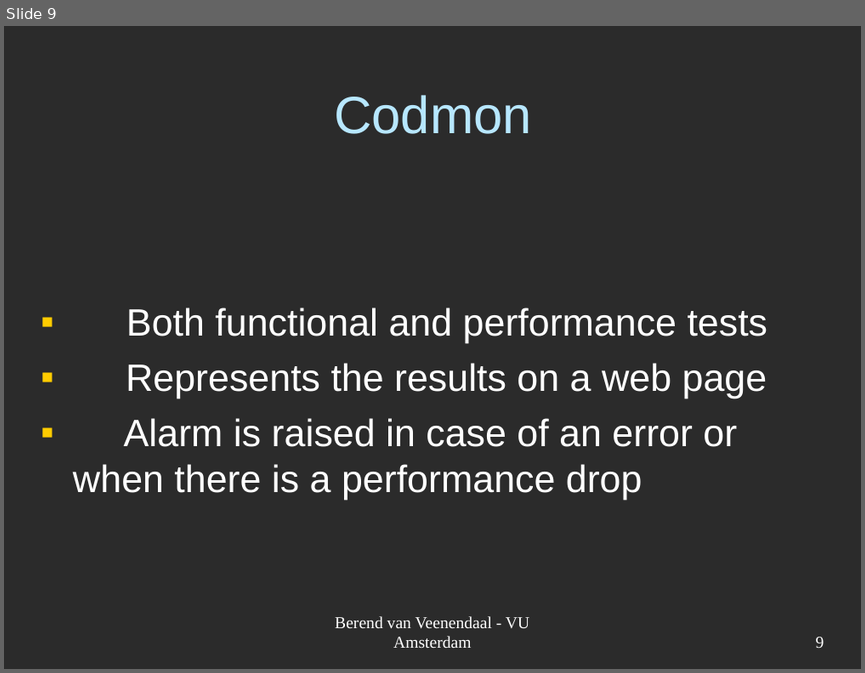
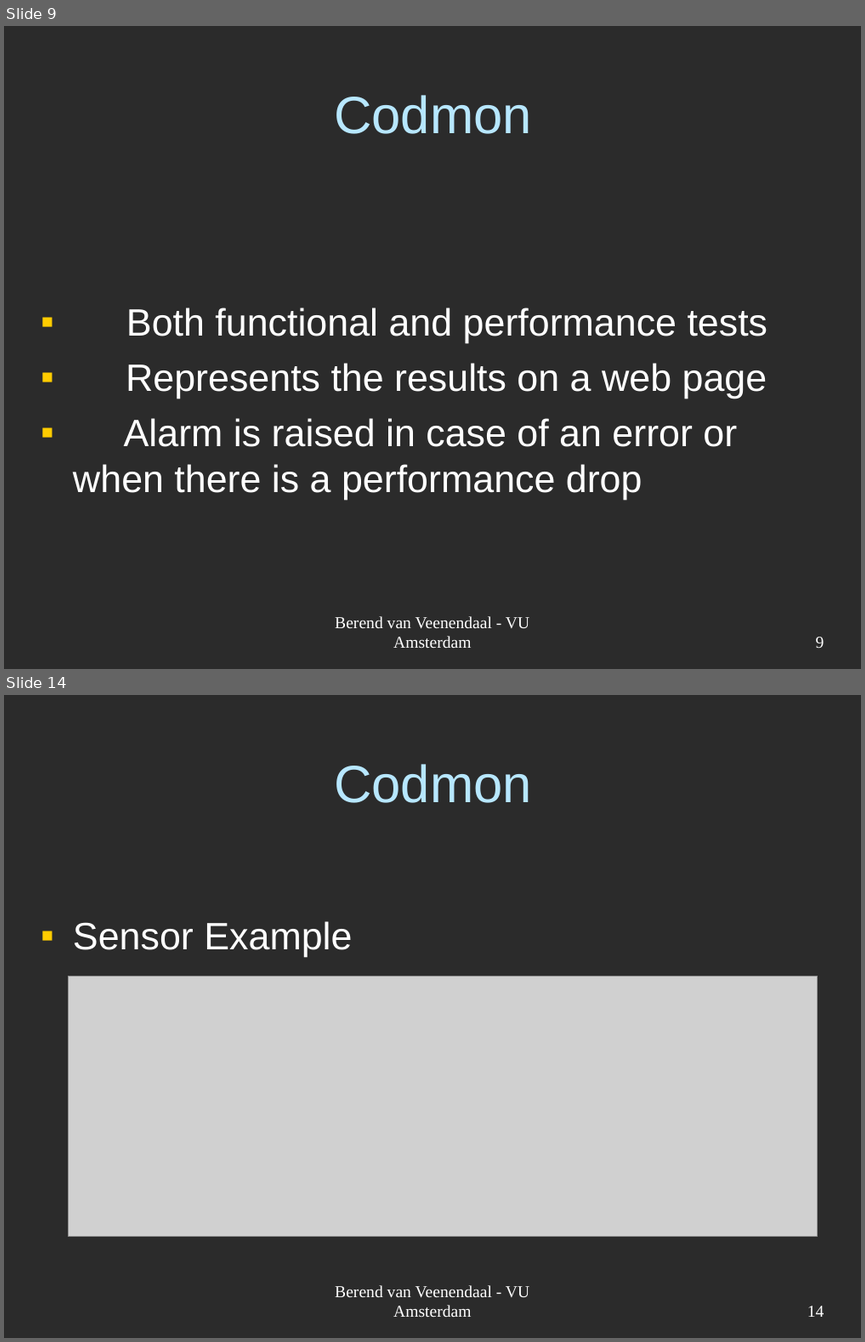
Before and after one commit to JungleComputing/codmon, a slide deck: doc/report/Codmon-VM.ppt. Shown one above the other, each under a label of ours: slide 9 before the commit, slides 9 and 14 after it; the slides between them are not shown. The pictures are 865x673 and 865x1342 pixels, drawn with LibreOffice and Linux fonts; fonts in the diff are those of the drawing; grey boxes stand for pictures; background and template pictures are left out; a plain dark background stands for a picture behind light text. Boxes give left, top, right and bottom in pixels: in the first picture for what was removed or moved away, otherwise in the second. Text is boxed around its words. In the diff, an @@ line names an element or a change of style, - is before the commit and + after.

```diff
--- a/doc/report/Codmon-VM.ppt
+++ b/doc/report/Codmon-VM.ppt
@@ slide 14 added at (4, 695, 861, 1338), background picture (left out) @@
@@ title added at (334, 764, 532, 803), 44 pt, text #B7E7FF @@
+Codmon
@@ text added at (73, 921, 352, 957), 32 pt, text #FFFFFF @@
+▪ Sensor Example
@@ picture added at (69, 976, 817, 1236) @@
@@ text added at (335, 1285, 529, 1316), 14 pt, text #FFFFFF @@
+Berend van Veenendaal - VU Amsterdam
@@ page number added at (807, 1305, 824, 1316), 14 pt, text #FFFFFF @@
+14
```
Also in this commit, not shown: 4 other slides added.
